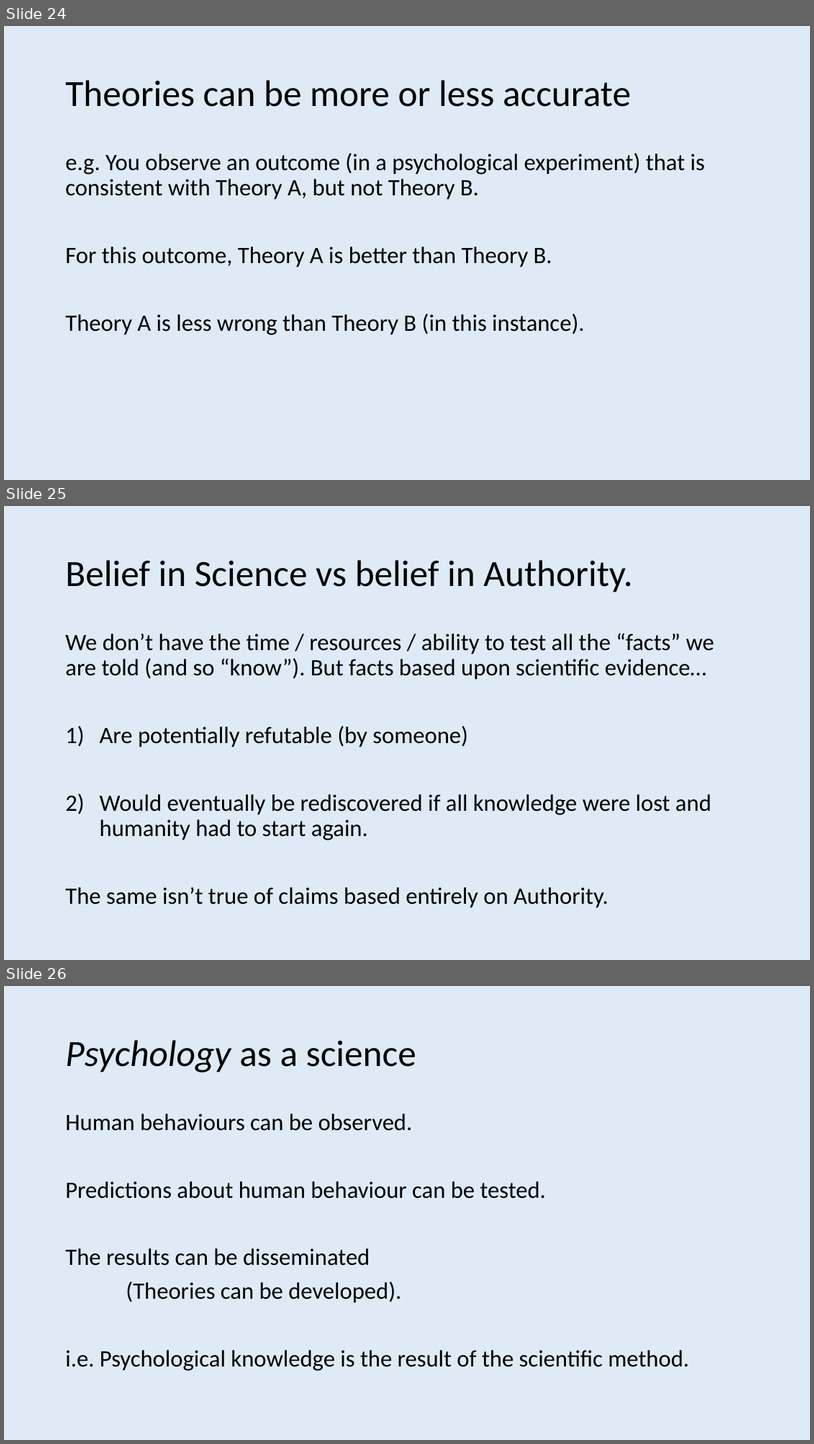
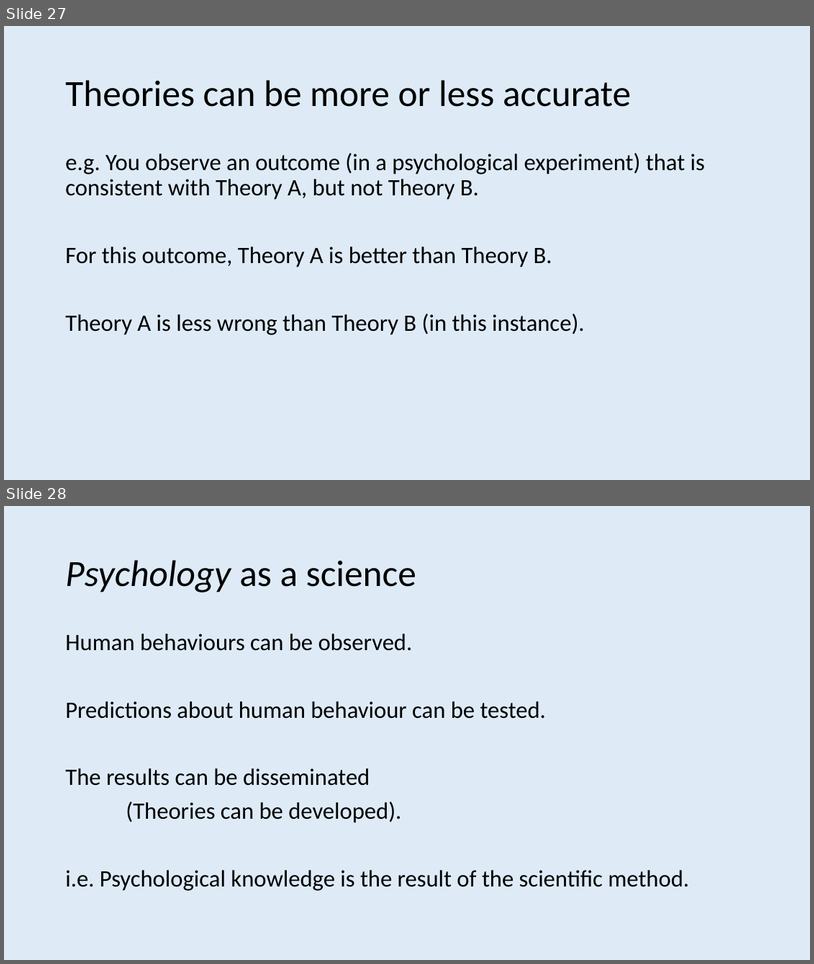
Before and after one commit to ajwills72/rmhealth-found, a slide deck: docs/science_truth_honesty.pptx. Shown one above the other, each under a label of ours: slides 24, 25 and 26 before the commit, slides 27 and 28 after it. The pictures are 814x1444 and 814x964 pixels, drawn with LibreOffice and Linux fonts; fonts in the diff are those of the drawing. Boxes give left, top, right and bottom in pixels: in the first picture for what was removed or moved away, otherwise in the second. Text is boxed around its words. In the diff, an @@ line names an element or a change of style, - is before the commit and + after.

```diff
--- a/docs/science_truth_honesty.pptx
+++ b/docs/science_truth_honesty.pptx
@@ slide 25 removed at (4,506,810,960), background #DEEBF7 @@
@@ title removed at (65,560,633,592) @@
-Belief in Science vs belief in Authority.
@@ text removed at (65,633,715,908) @@
-We don’t have the time / resources / ability to test all the “facts” we are told (and so “know”). But facts based upon scientific evidence…
-1) Are potentially refutable (by someone)
-2) Would eventually be rediscovered if all knowledge were lost and humanity had to start again.
-The same isn’t true of claims based entirely on Authority.
@@ what was slide 24 is now slide 27 @@
@@ what was slide 26 is now slide 28 @@
```
Also in this commit, not shown: 1 slide changed, 6 slides added, 1 other file.
